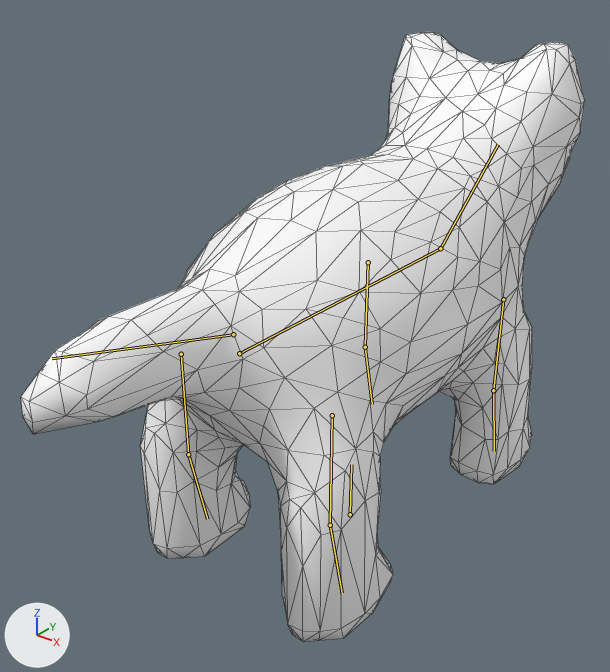
Before and after pictures for a commit that changed the Blender file examples/animation-lab/authoring/companion.blend.
Camera for both pictures: a 50 mm camera at (1.3, -1.87, 1.76) aimed at (-0.12, -0.09, 0.66). Every picture has the same lights, and +X, +Y and +Z are marked at lower left. The first picture is the older version. The bones that bend it are drawn over the model as lines. Mesh edges are drawn as thin lines.

The first picture shows 'CompanionSkin'.
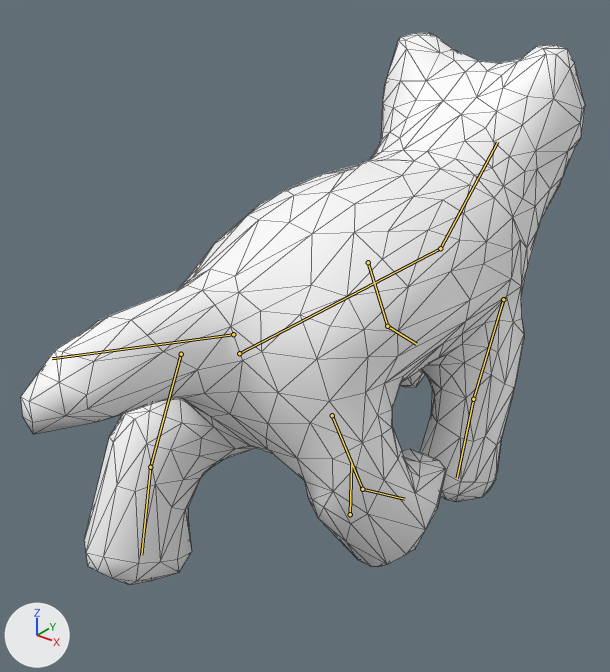
The newer file adds an action. The first version stands in its rest pose; the second is drawn at frame 6 of the action 'Walk'.

Changed parts and their boxes (x1, y1, x2, y2) in the pictures (610 x 672 px):
```json
{"object": "CompanionSkin", "change": "posed", "before": [21, 32, 585, 641], "after": [21, 33, 585, 585], "on screen": "9% shorter"}
{"bone": "Head", "before": "(440, 248) to (498, 144)", "after": "(440, 248) to (497, 142)"}
{"bone": "FrontL", "before": "(368, 262) to (365, 347)", "after": "(368, 262) to (387, 326)"}
{"bone": "FrontLPaw", "before": "(365, 347) to (372, 404)", "after": "(387, 326) to (416, 344)"}
{"bone": "HindL", "before": "(181, 354) to (188, 454)", "after": "(181, 354) to (150, 467)"}
{"bone": "FrontR", "before": "(503, 299) to (493, 390)", "after": "(503, 299) to (473, 399)"}
{"bone": "HindR", "before": "(332, 415) to (330, 525)", "after": "(332, 415) to (362, 489)"}
{"bone": "HindRPaw", "before": "(330, 525) to (342, 593)", "after": "(362, 489) to (404, 499)"}
```

Edits to the scene script, one JSON object a line:
```json
{"block": "bone_head", "where": "bone_head = bpy.data.objects['CompanionRig'].pose.bones['Head']  # child of 'Spine'"}
{"op": "set", "path": "bone_head.rotation_euler", "old": "(0.0, 0.0, 0.0)", "new": "(0.0349, 0.0, 0.0)", "note": "degrees (0, 0, 0) -> degrees (2, 0, 0)"}
{"block": "bone_frontl", "where": "bone_frontl = bpy.data.objects['CompanionRig'].pose.bones['FrontL']  # child of 'Spine'"}
{"op": "set", "path": "bone_frontl.rotation_euler", "old": "(0.0, 0.0, 0.0)", "new": "(0.454, 0.0, 0.0)", "note": "degrees (0, 0, 0) -> degrees (26, 0, 0)"}
{"block": "bone_frontlpaw", "where": "bone_frontlpaw = bpy.data.objects['CompanionRig'].pose.bones['FrontLPaw']  # child of 'FrontL'"}
{"op": "set", "path": "bone_frontlpaw.rotation_euler", "old": "(0.0, 0.0, 0.0)", "new": "(0.262, 0.0, 0.0)", "note": "degrees (0, 0, 0) -> degrees (15, 0, 0)"}
{"block": "bone_hindl", "where": "bone_hindl = bpy.data.objects['CompanionRig'].pose.bones['HindL']  # child of 'Spine'"}
{"op": "set", "path": "bone_hindl.rotation_euler", "old": "(0.0, 0.0, 0.0)", "new": "(-0.454, 0.0, 0.0)", "note": "degrees (0, 0, 0) -> degrees (-26, 0, 0)"}
{"block": "bone_frontr", "where": "bone_frontr = bpy.data.objects['CompanionRig'].pose.bones['FrontR']  # child of 'Spine'"}
{"op": "set", "path": "bone_frontr.rotation_euler", "old": "(0.0, 0.0, 0.0)", "new": "(-0.454, 0.0, 0.0)", "note": "degrees (0, 0, 0) -> degrees (-26, 0, 0)"}
{"block": "bone_hindr", "where": "bone_hindr = bpy.data.objects['CompanionRig'].pose.bones['HindR']  # child of 'Spine'"}
{"op": "set", "path": "bone_hindr.rotation_euler", "old": "(0.0, 0.0, 0.0)", "new": "(0.454, 0.0, 0.0)", "note": "degrees (0, 0, 0) -> degrees (26, 0, 0)"}
{"block": "bone_hindrpaw", "where": "bone_hindrpaw = bpy.data.objects['CompanionRig'].pose.bones['HindRPaw']  # child of 'HindR'"}
{"op": "set", "path": "bone_hindrpaw.rotation_euler", "old": "(0.0, 0.0, 0.0)", "new": "(0.262, 0.0, 0.0)", "note": "degrees (0, 0, 0) -> degrees (15, 0, 0)"}
```
